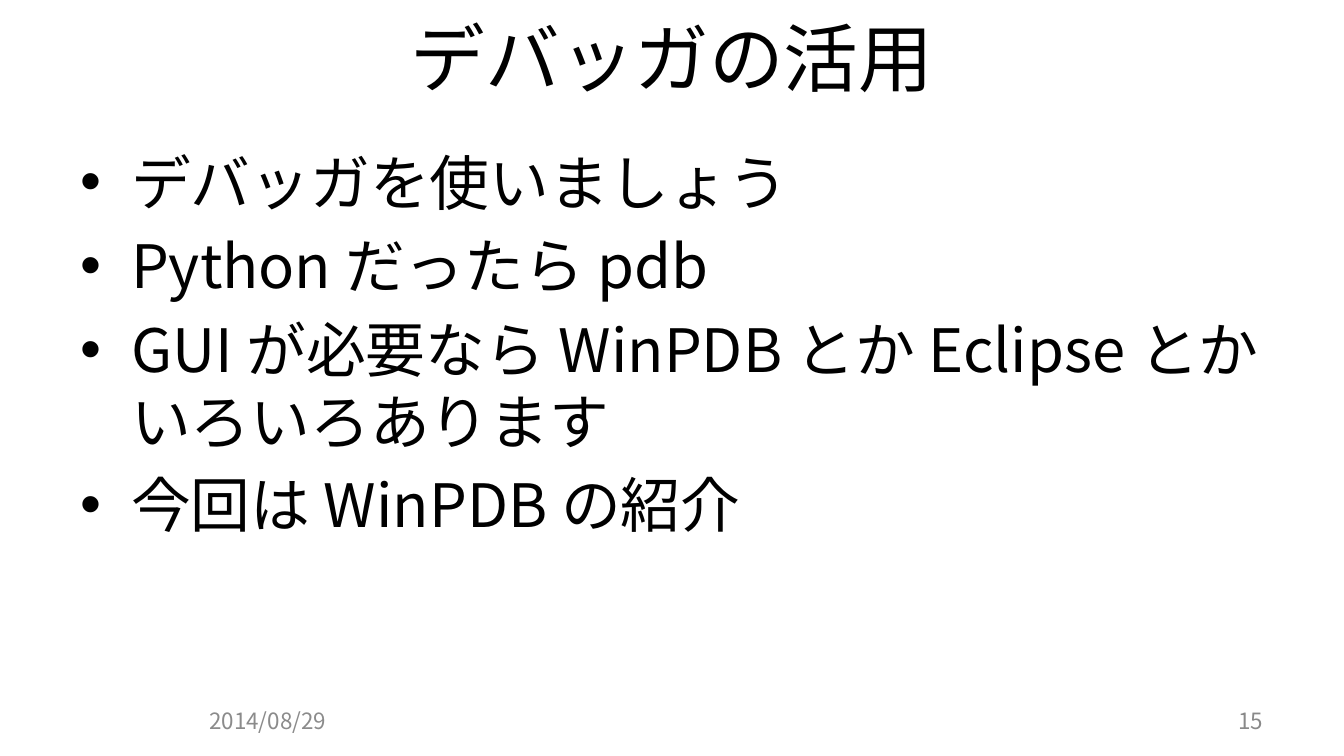
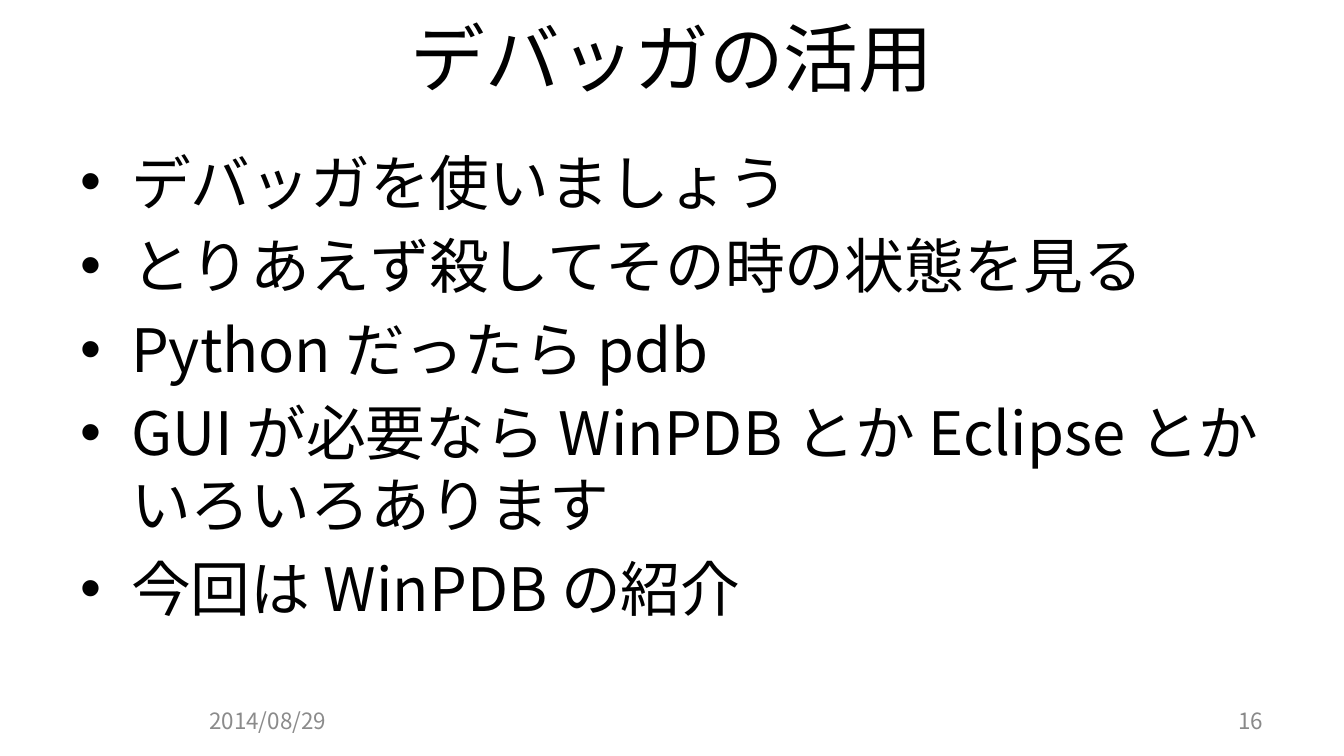
Before and after one commit to JCGS/CEDEC2014, a slide deck: slide 16 of chiyama/2014cedec_chiyama.pptx (slide 15 before the commit). Drawn at 1344x756 pixels with LibreOffice and Linux fonts; fonts in the diff are those of the drawing; background and template pictures are left out. Boxes give left, top, right and bottom in pixels: in the first picture for what was removed or moved away, otherwise in the second. Text is boxed around its words. In the diff, an @@ line names an element or a change of style, - is before the commit and + after.

Commit message:
GitHub登録のアナウンス追加 レイアウト修正 その他、細かいモロモロ追記・修正 PDF ファイルを追加

```diff
--- a/chiyama/2014cedec_chiyama.pptx
+++ b/chiyama/2014cedec_chiyama.pptx
@@ text at <box>131,237,1143,293</box>: paragraph added @@
+• とりあえず殺してその時の状態を見る
@@ page number at <box>1238,712,1263,729</box>: text changed @@
-15
+16
```
Also in this commit, not shown: 16 other slides changed, 3 slides added, 3 other files.
